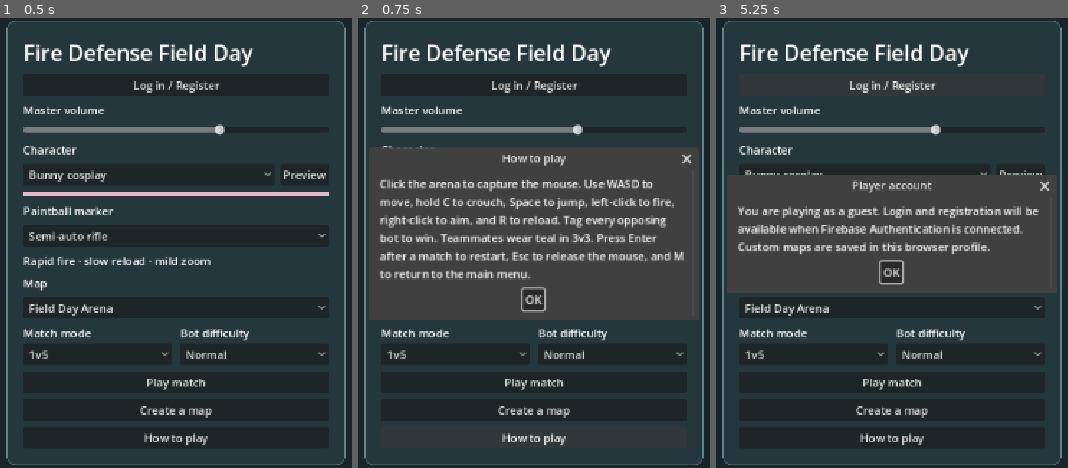
Above: before the commit, frames 1-3 (left to right).
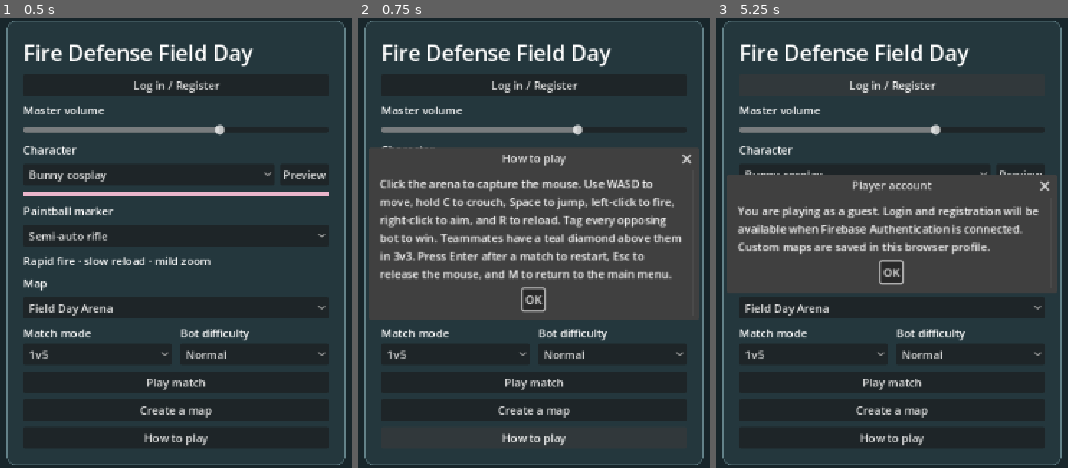
Above: after the commit, the same moments.

Repository: 302stang86/fdfd
Game: Godot game, scene res://menu.tscn
The game is run twice, just before and just after one commit, with the same random seed, the same clock (stepped at 60 frames per second) and the same inputs.
Inputs:
- Up to frame 1 (0.5 s): no input
- Up to frame 2 (0.75 s): click "How to play" at 0.5 s
- Up to frame 3 (5.25 s): click "Normal" at 1.25 s; click "Normal" at 2 s; click "Play match" at 2.75 s; click "Play match" at 3.5 s; click "OK" at 4.25 s; click "Log in / Register" at 5 s

Frame 1 is identical in both runs. In frame 2, 2.5% of the frame differs, in the area x 6-93%, y 48-59%; in frame 3, nothing differs.

Commit message:
Describe the teal teammate marker

Diff:
--- a/menu.gd
+++ b/menu.gd
@@ -97,7 +97,7 @@
 	add_button("Play match", play_match)
 	add_button("Create a map", open_editor)
 	add_button("How to play", func(): show_info("How to play",
-		"Click the arena to capture the mouse. Use WASD to move, h …(90 unchanged characters)… ag every opposing bot to win. Teammates wear teal in 3v3. Press Enter after a match to re …(69 unchanged characters)…
+		"Click the arena to capture the mouse. Use WASD to move, h …(90 unchanged characters)… ag every opposing bot to win. Teammates have a teal diamond above them in 3v3. Press Enter after a match to re …(69 unchanged characters)…
 
 func add_label(value: String) -> Label:
 	var label := Label.new()
